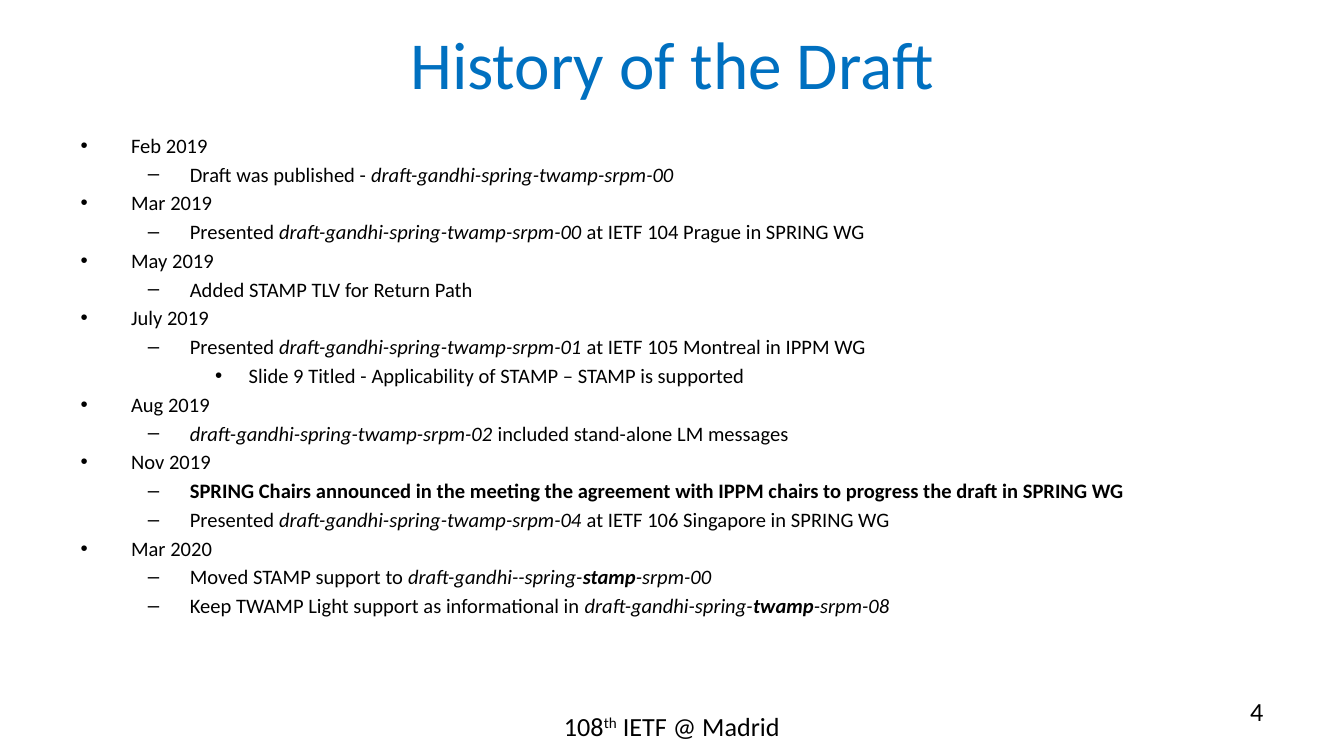
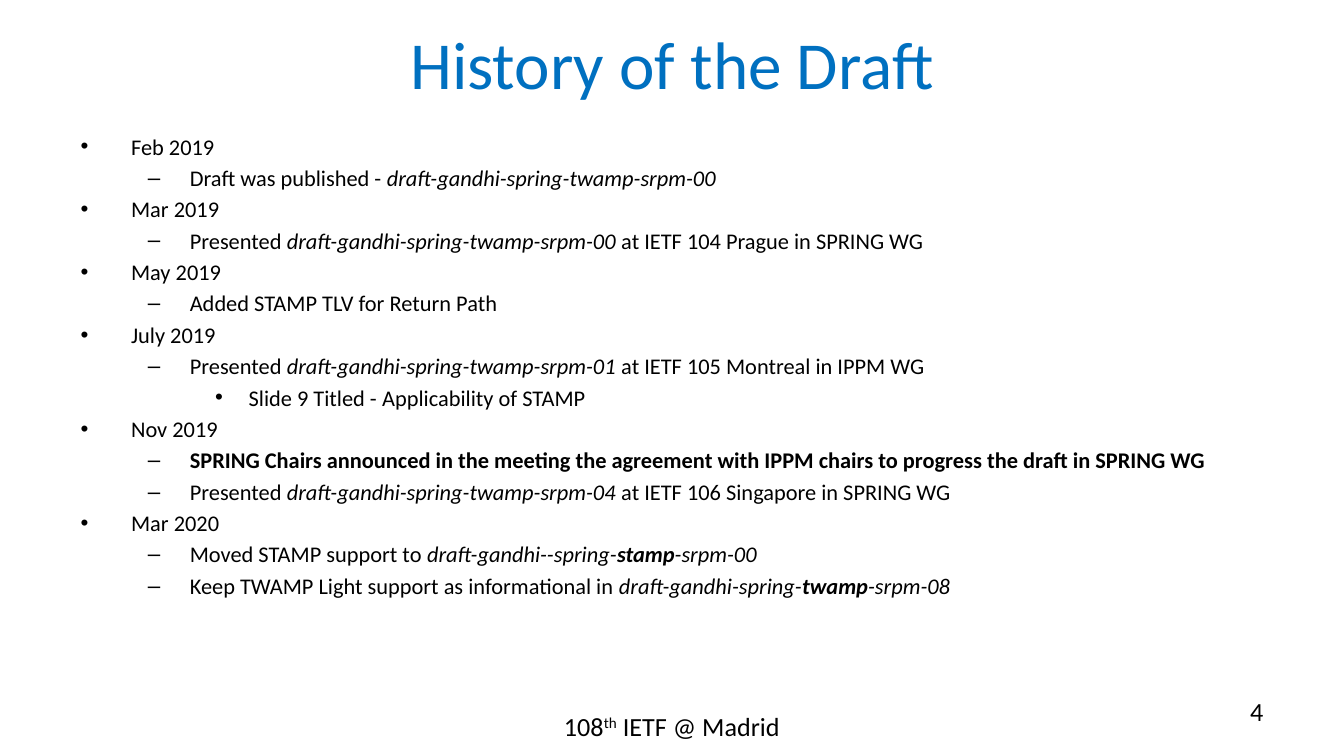
Before and after one commit to rakgandhi/ietf-slides, a slide deck: slide 4 of draft-gandhi-spring-stamp-srpm-01.pptx. Drawn at 1344x756 pixels with LibreOffice and Linux fonts; fonts in the diff are those of the drawing. Boxes give left, top, right and bottom in pixels: in the first picture for what was removed or moved away, otherwise in the second. Text is boxed around its words. In the diff, an @@ line names an element or a change of style, - is before the commit and + after.

```diff
--- a/draft-gandhi-spring-stamp-srpm-01.pptx
+++ b/draft-gandhi-spring-stamp-srpm-01.pptx
@@ text at bbox=[131, 139, 1204, 598]: size 11 to 12 pt @@
@@ text at bbox=[249, 390, 585, 410]: text changed; size 11 to 12 pt @@
-    • Slide 9 Titled - Applicability of STAMP – STAMP is supported
-• Aug 2019
-  – draft-gandhi-spring-twamp-srpm-02 included stand-alone LM messages
+    • Slide 9 Titled - Applicability of STAMP
```
Also in this commit, not shown: 3 other slides changed, 3 other files.
